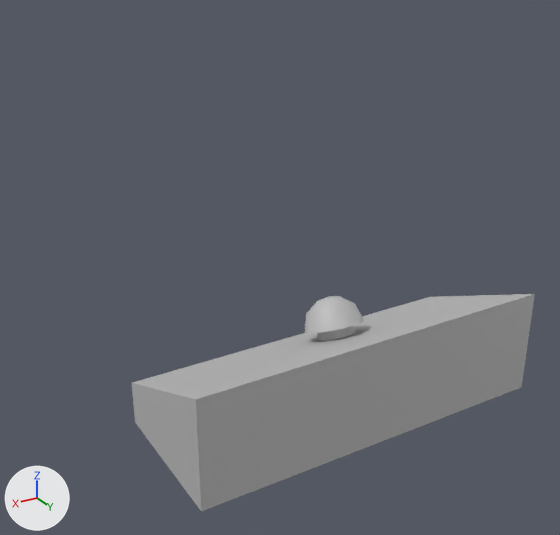
The FBX model Assets/Model/BigRedButton.fbx, before and after one commit.
Camera for both pictures: a 50 mm camera at (0.0528, 0.0634, 0.0589) aimed at (-0.0028, -0.0293, 0.0126). Arrows for +X, +Y and +Z are at lower left; the lights stay in place. Where no turn or scale is listed for an object, it has been applied to the vertices.
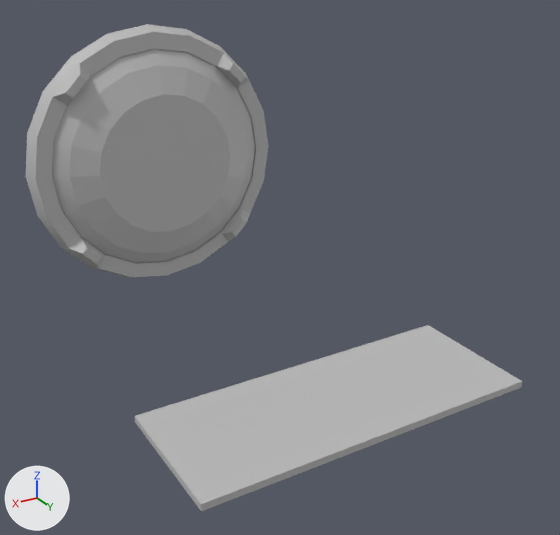
The newer file is also turned or shifted as a whole; pictures and numbers use the older file's frame.

Pixel boxes (x1, y1, x2, y2) of what changed, in the pictures (560 x 535 px):
'pCube1', reshaped (14% shorter)
    before: (132, 294, 535, 511)
    after: (135, 325, 522, 511)
'pCylinder1', added
    after: (52, 49, 255, 263)
'pCylinder2', added
    after: (26, 24, 269, 278)
'pSphere1', deleted
    before: (305, 296, 364, 341)

The change, as a diff of the scene's bpy script:
```diff
--- a/Assets/Model/BigRedButton.fbx.py
+++ b/Assets/Model/BigRedButton.fbx.py
@@ me_mesh @@
 me_mesh.from_pydata(...)  # 8 vertices, 6 faces; spans x -0.025..0.025, y -0.02..0.0, z 0.0..0.0146
 # used by ob_pcube1; location = (0.0, 0.0, 0.0)
-me_mesh.vertices[0].co = (-0.025, -0.02, 0.0)
-me_mesh.vertices[1].co = (0.025, -0.02, 0.0)  # pixel (135, 422)
-me_mesh.vertices[2].co = (-0.025, -0.02, 0.006)  # pixel (430, 296)
-me_mesh.vertices[3].co = (0.025, -0.02, 0.006)  # pixel (131, 382)
-me_mesh.vertices[4].co = (-0.025, 0.0, 0.0146)  # pixel (534, 293)
-me_mesh.vertices[5].co = (0.025, 0.0, 0.0146)  # pixel (195, 399)
-me_mesh.vertices[6].co = (-0.025, 0.0, 0.0)  # pixel (521, 387)
-me_mesh.vertices[7].co = (0.025, 0.0, 0.0)  # pixel (201, 511)
+# me_mesh part 1
+me_mesh.vertices[0].co = (0.025, -0.02, 0.0)  # pixel (135, 422)
+me_mesh.vertices[1].co = (-0.025, -0.02, 0.0)
+me_mesh.vertices[2].co = (0.025, 0.0, 0.0)  # pixel (201, 511)
+me_mesh.vertices[3].co = (-0.025, 0.0, 0.0)  # pixel (521, 387)
+me_mesh.vertices[4].co = (0.025, 0.0, 0.001)  # pixel (200, 504)
+me_mesh.vertices[5].co = (-0.025, 0.0, 0.001)  # pixel (522, 381)
+me_mesh.vertices[6].co = (0.025, -0.02, 0.001)  # pixel (134, 415)
+me_mesh.vertices[7].co = (-0.025, -0.02, 0.001)  # pixel (428, 324)
 me_mesh.materials.append(mat_lambert2)
@@ me_mesh_1 @@
+me_mesh_1.from_pydata(...)  # 64 vertices, 80 faces; spans x -0.02..0.02, y 0.0004..0.0038, z -0.02..0.02
+me_mesh_1.materials.append(mat_lambert1)  # grey #bcbcbc
@@ me_mesh_002 @@
+me_mesh_002.from_pydata(...)  # 118 vertices, 136 faces; spans x -0.0239..0.0239, y 0.0001..0.0048, z -0.0239..0.0239
+me_mesh_002.materials.append(mat_lambert1)  # grey #bcbcbc
@@ ob_psphere1 @@
-ob_psphere1 = bpy.data.objects.new('pSphere1', me_mesh_001)
-ob_psphere1.location = (-0.0004, -0.0114, 0.0113)
@@ ob_pcylinder1 @@
+ob_pcylinder1 = bpy.data.objects.new('pCylinder1', me_mesh_1)
+ob_pcylinder1.location = (0.0, -0.0679, 0.0205)
@@ ob_pcylinder2 @@
+ob_pcylinder2 = bpy.data.objects.new('pCylinder2', me_mesh_002)
+ob_pcylinder2.location = (0.0, -0.07, 0.0205)
```
